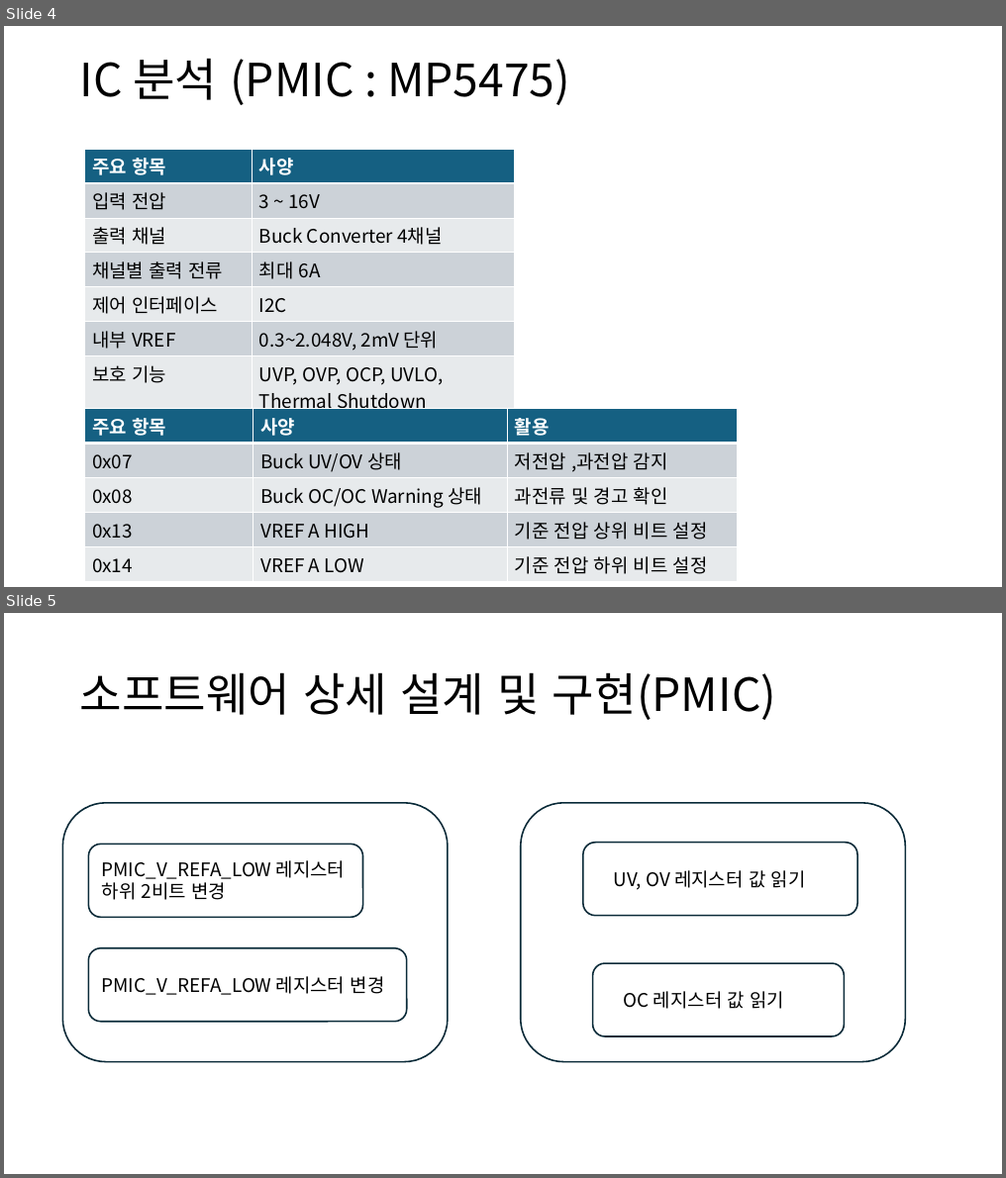
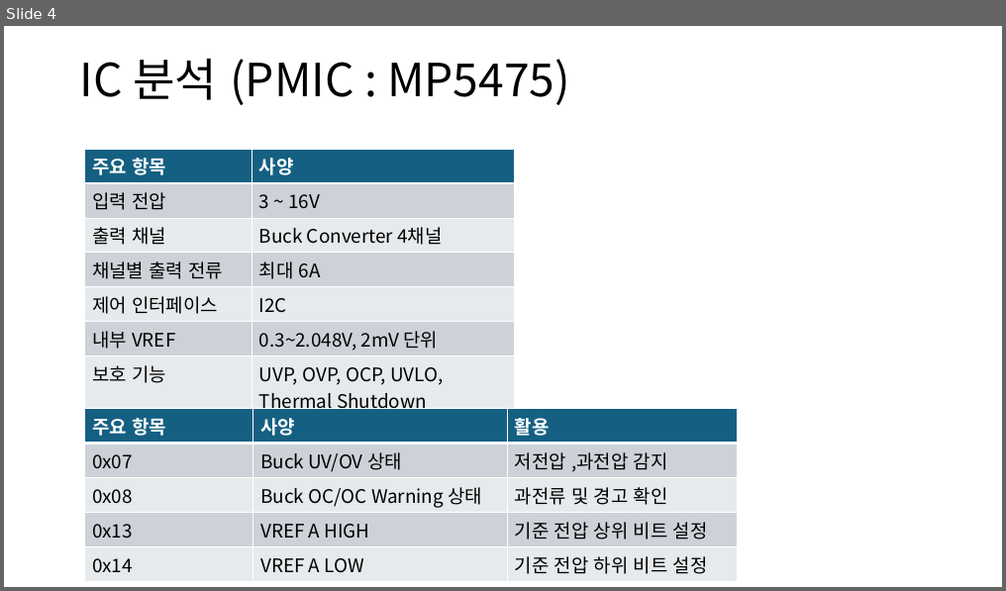
Before and after one commit to qwerasdfuiop/comento, a slide deck: ECU 고장 진단 시스템.pptx. Shown one above the other, each under a label of ours: slides 4 and 5 before the commit, slide 4 after it. The pictures are 1006x1178 and 1006x591 pixels, drawn with LibreOffice and Linux fonts; fonts in the diff are those of the drawing. Boxes give left, top, right and bottom in pixels: in the first picture for what was removed or moved away, otherwise in the second. Text is boxed around its words. In the diff, an @@ line names an element or a change of style, - is before the commit and + after.

```diff
--- a/ECU 고장 진단 시스템.pptx
+++ b/ECU 고장 진단 시스템.pptx
@@ slide 5 removed at (4, 613, 1002, 1174), background #FFFFFF @@
@@ title removed at (80, 672, 777, 720) @@
-소프트웨어 상세 설계 및 구현(PMIC)
@@ rounded rectangle removed at (62, 803, 448, 1062) @@
@@ rounded rectangle removed at (521, 803, 905, 1062) @@
@@ rounded rectangle removed at (88, 845, 363, 918) @@
@@ rounded rectangle removed at (583, 843, 858, 916) @@
@@ text removed at (102, 861, 346, 900) @@
-PMIC_V_REFA_LOW 레지스터
-하위 2비트 변경
@@ text removed at (614, 870, 806, 890) @@
-UV, OV 레지스터 값 읽기
@@ rounded rectangle removed at (88, 949, 407, 1022) @@
@@ rounded rectangle removed at (593, 963, 845, 1037) @@
@@ text removed at (102, 976, 385, 995) @@
-PMIC_V_REFA_LOW 레지스터 변경
@@ text removed at (624, 991, 784, 1009) @@
-OC 레지스터 값 읽기
```
Also in this commit, not shown: 1 slide changed, 1 slide added, 1 other slide removed.
